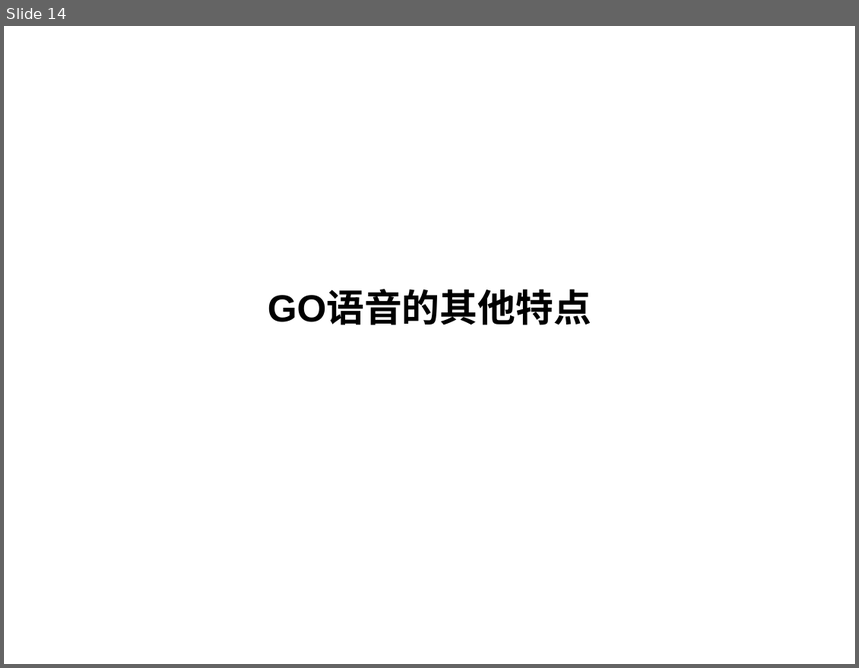
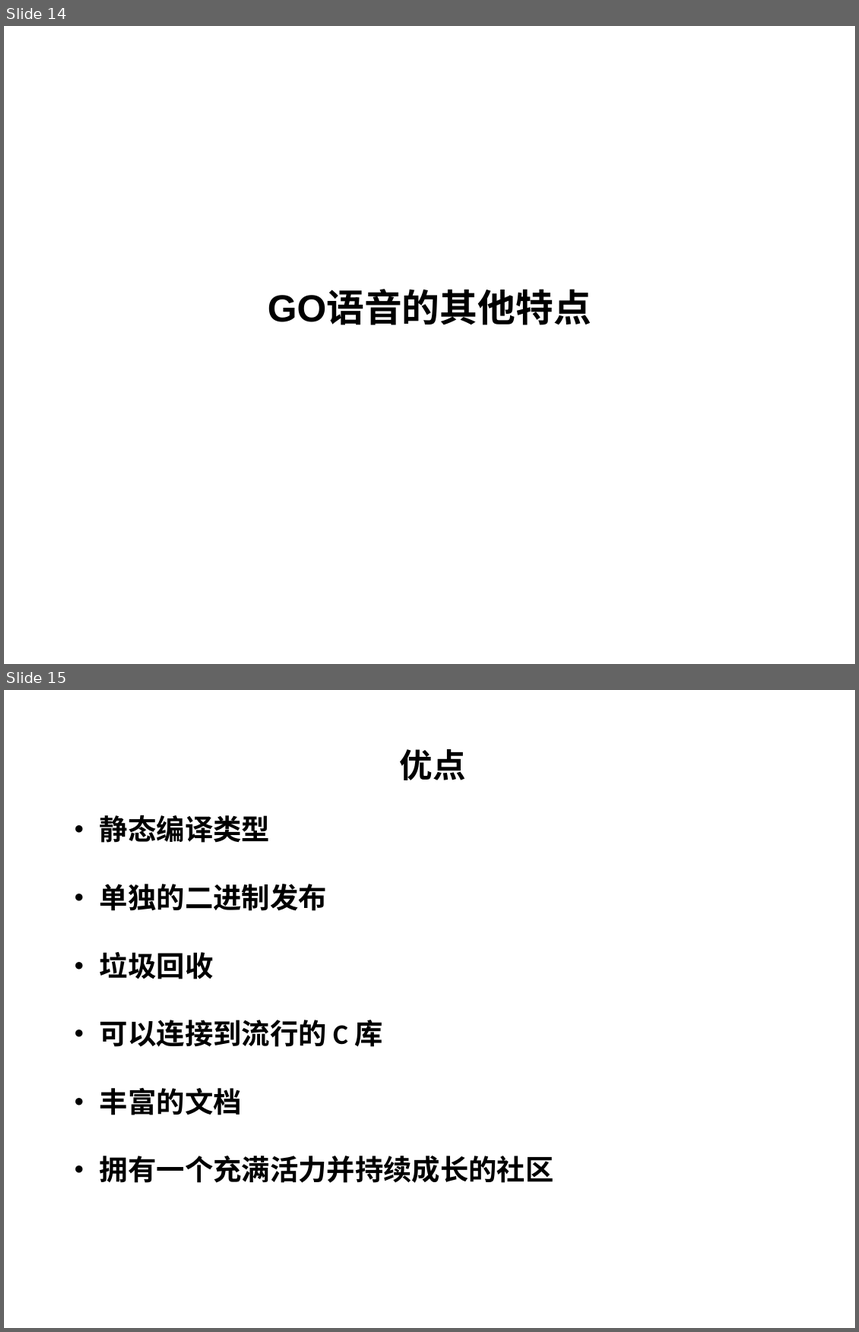
Before and after one commit to yuanyuexiang/GoForSuning, a slide deck: GO门.pptx. Shown one above the other, each under a label of ours: slide 14 before the commit, slides 14 and 15 after it. The pictures are 859x668 and 859x1332 pixels, drawn with LibreOffice and Linux fonts; fonts in the diff are those of the drawing; background and template pictures are left out. Boxes give left, top, right and bottom in pixels: in the first picture for what was removed or moved away, otherwise in the second. Text is boxed around its words. In the diff, an @@ line names an element or a change of style, - is before the commit and + after.

```diff
--- a/GO门.pptx
+++ b/GO门.pptx
@@ slide 15 added at [4, 690, 855, 1328], background picture (left out) @@
@@ text added at [400, 749, 466, 780], 28 pt, text #000000, bold @@
+优点
@@ text added at [100, 815, 553, 1183], 24 pt, text #000000, bold @@
+• 静态编译类型
+• 单独的二进制发布
+• 垃圾回收
+• 可以连接到流行的 C 库
+• 丰富的文档
+• 拥有一个充满活力并持续成长的社区
@@ text added at [56, 1277, 255, 1310], 11 pt, text #FFFFFF @@
+2013.05.04
@@ page number added at [611, 1277, 810, 1310], 11 pt, text #FFFFFF @@
+14
```
Also in this commit, not shown: 3 slides changed, 11 other slides added, 2 other files.
